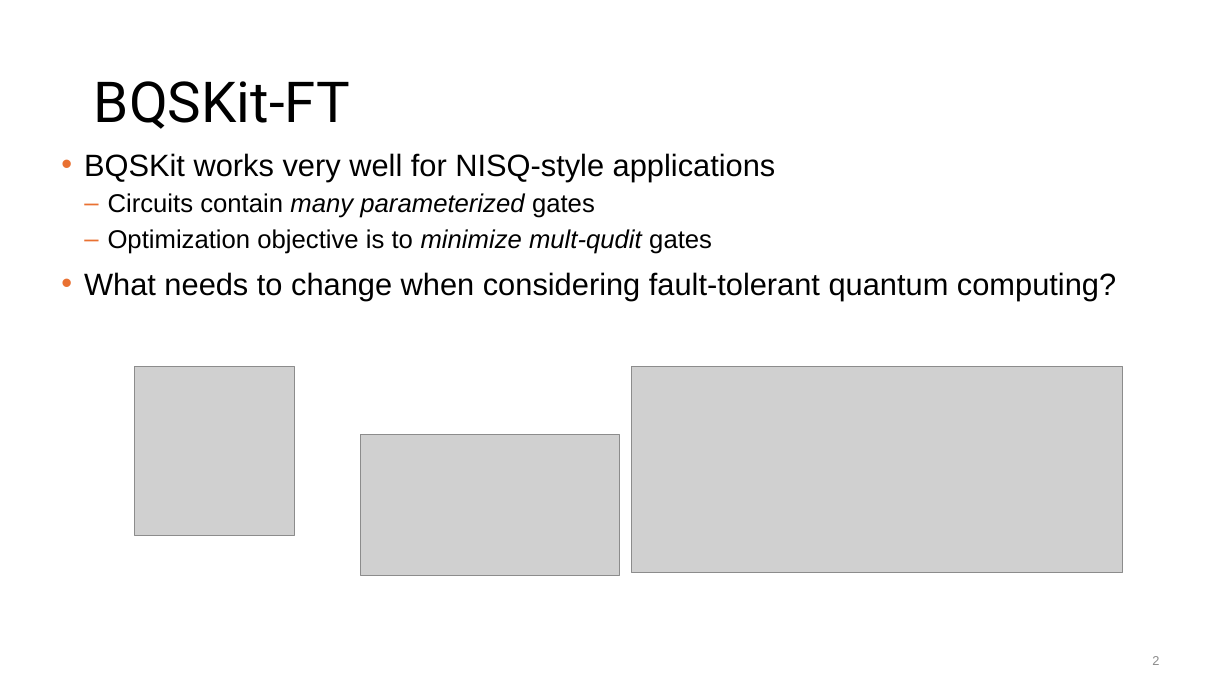
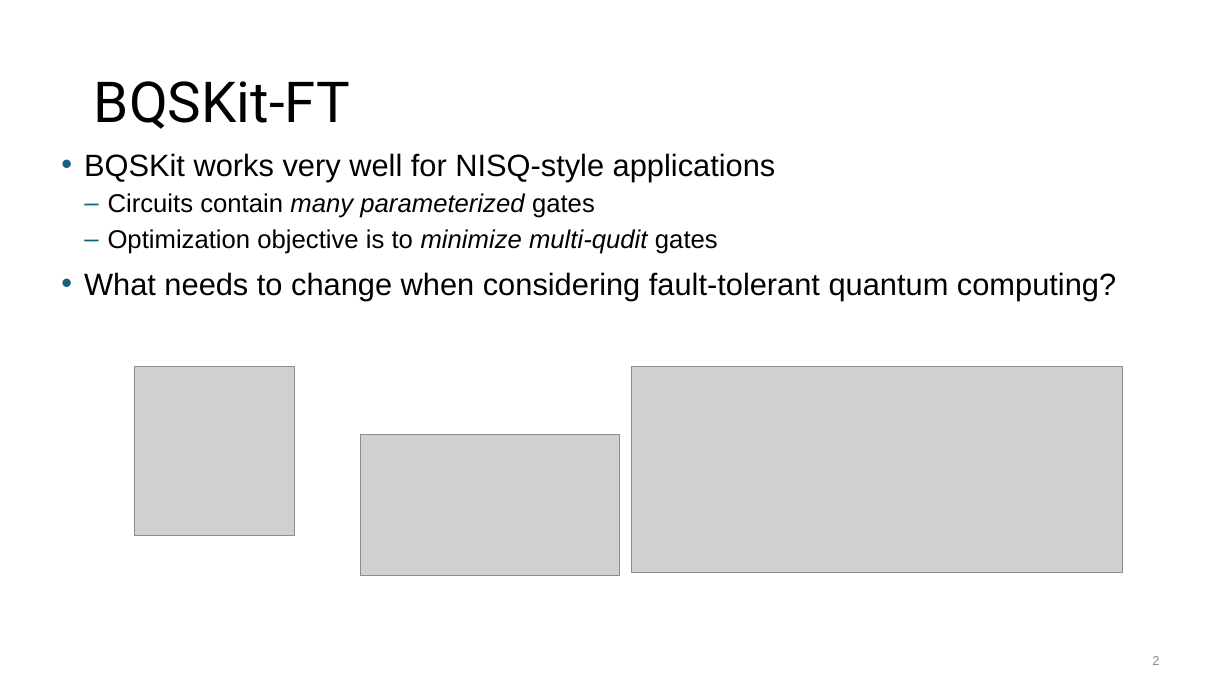
Before and after one commit to BQSKit/bqskit-tutorial, a slide deck: slide 2 of 4_FT_introduction.pptx. Drawn at 1232x693 pixels with LibreOffice and Linux fonts; fonts in the diff are those of the drawing; grey boxes stand for pictures. Boxes give left, top, right and bottom in pixels: in the first picture for what was removed or moved away, otherwise in the second. Text is boxed around its words. In the diff, an @@ line names an element or a change of style, - is before the commit and + after.

Commit message:
FT slides updated

```diff
--- a/4_FT_introduction.pptx
+++ b/4_FT_introduction.pptx
@@ text at [84,153,1116,300]: bullet colour #E97132 to #156082 @@
@@ text at [108,229,718,254]: text changed @@
-  – Optimization objective is to minimize mult-qudit gates
+  – Optimization objective is to minimize multi-qudit gates
```
Also in this commit, not shown: 10 other slides changed.
